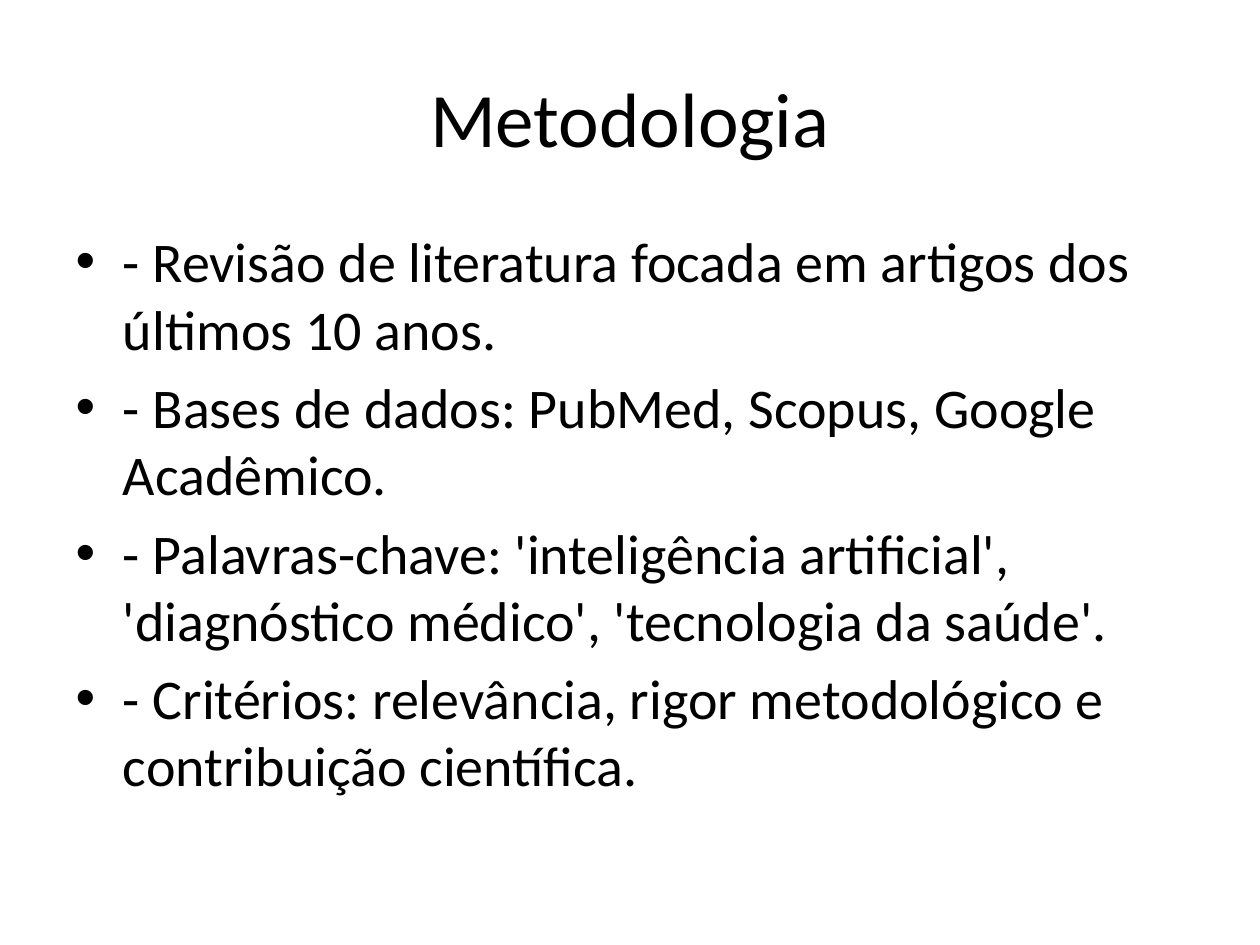
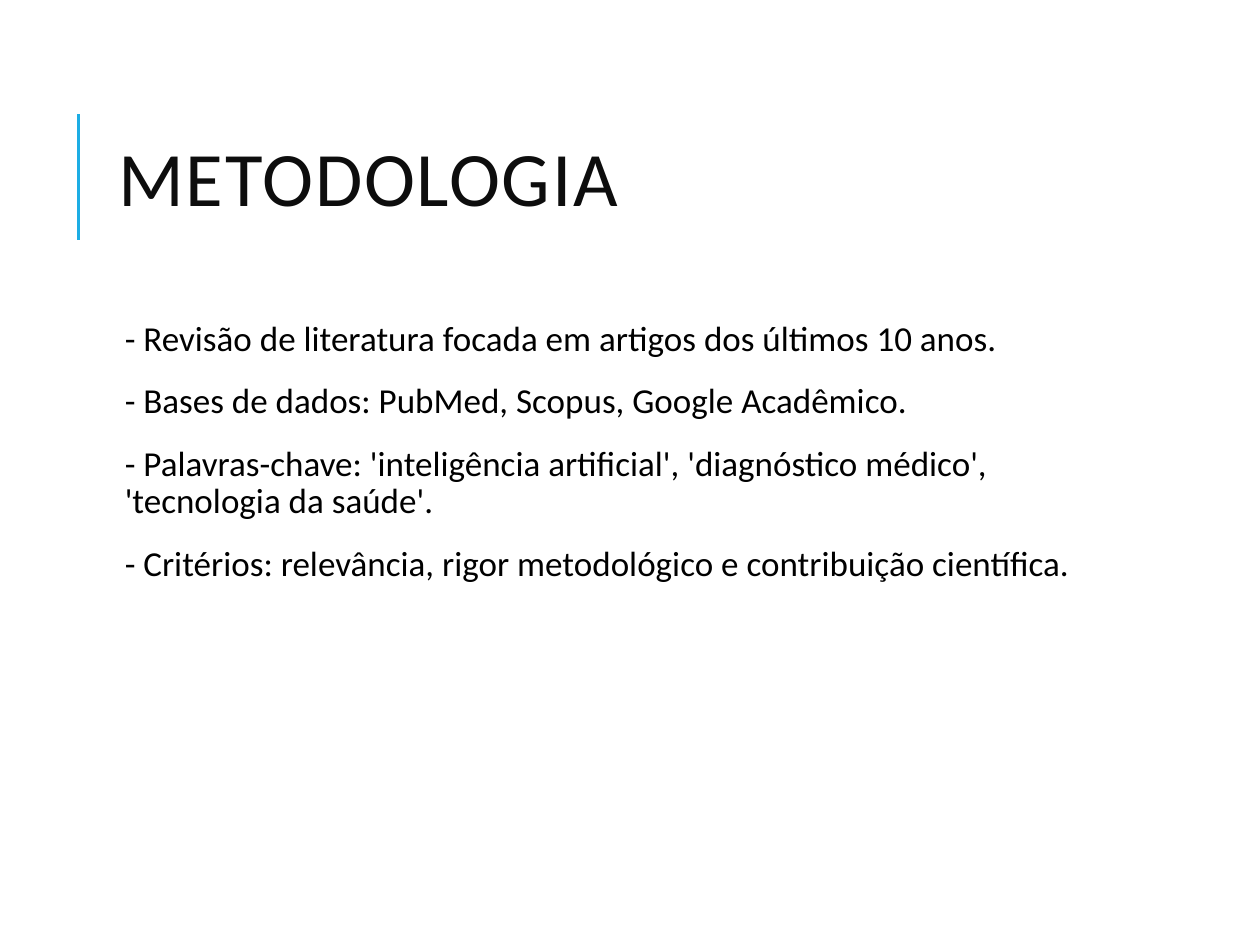
Before and after one commit to RACIMON/tcc, a slide deck: slide 4 of Inteligencia_Artificial_Diagnostico_Medico.pptx. Drawn at 1260x945 pixels with LibreOffice and Linux fonts; fonts in the diff are those of the drawing. Boxes give left, top, right and bottom in pixels: in the first picture for what was removed or moved away, otherwise in the second. Text is boxed around its words. In the diff, an @@ line names an element or a change of style, - is before the commit and + after.

```diff
--- a/Inteligencia_Artificial_Diagnostico_Medico.pptx
+++ b/Inteligencia_Artificial_Diagnostico_Medico.pptx
@@ line added from (78, 239) to (78, 113), #1CADE4 1.5 pt @@
@@ title at (118, 156, 617, 207): text changed; text colour #000000 to #0D0D0D @@
-Metodologia
+METODOLOGIA
@@ text "- Revisão de literatura focada ...": place and size @@
-text "- Revisão de literatura focada ..." at (123, 243, 1129, 796)
+text "- Revisão de literatura focada ..." at (125, 326, 1069, 582)
@@ text "- Revisão de literatura focada ..." at (125, 326, 1069, 582): size 32 to 20 pt; bullet • to  ; line spacing 1 to 0.9; more space between paragraphs @@
```
Also in this commit, not shown: 6 other slides changed, 1 slide added.
